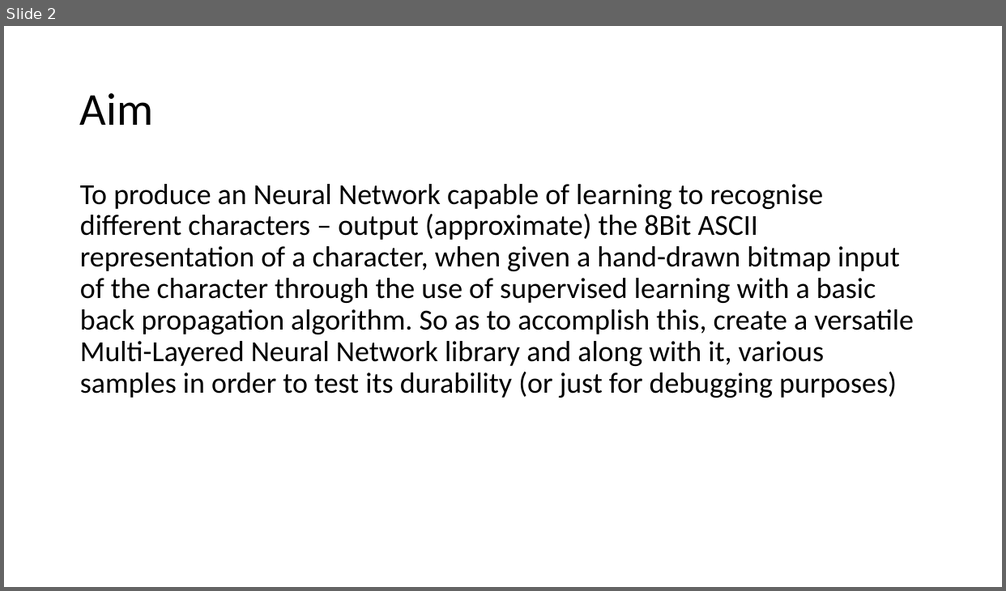
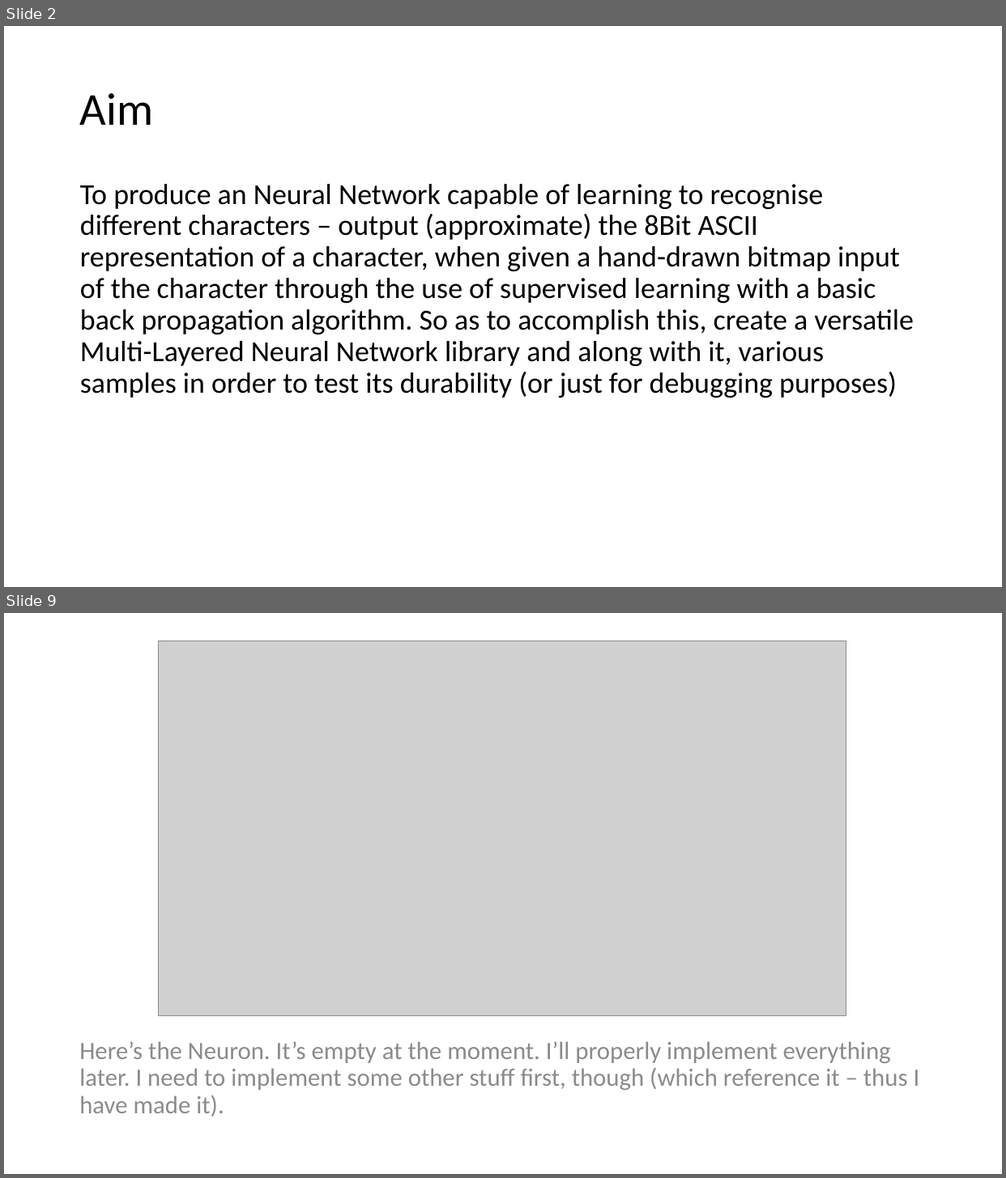
Before and after one commit to PixelZerg/NeuroOCR, a slide deck: NeuroOCR-DevelopmentDocumentation.pptx. Shown one above the other, each under a label of ours: slide 2 before the commit, slides 2 and 9 after it; the slides between them are not shown. The pictures are 1006x591 and 1006x1178 pixels, drawn with LibreOffice and Linux fonts; fonts in the diff are those of the drawing; grey boxes stand for pictures. Boxes give left, top, right and bottom in pixels: in the first picture for what was removed or moved away, otherwise in the second. Text is boxed around its words. In the diff, an @@ line names an element or a change of style, - is before the commit and + after.

Commit message:
Some Core Implementation

```diff
--- a/NeuroOCR-DevelopmentDocumentation.pptx
+++ b/NeuroOCR-DevelopmentDocumentation.pptx
@@ slide 9 added at [4, 613, 1002, 1174], background #FFFFFF @@
@@ picture added at [158, 641, 847, 1016] @@
@@ text added at [79, 1041, 920, 1117], 24 pt, text #8C8C8C @@
+Here’s the Neuron. It’s empty at the moment. I’ll properly implement everything later. I need to implement some other stuff first, though (which reference it – thus I have made it).
```
Also in this commit, not shown: 1 slide changed, 7 other slides added, 11 other files.
